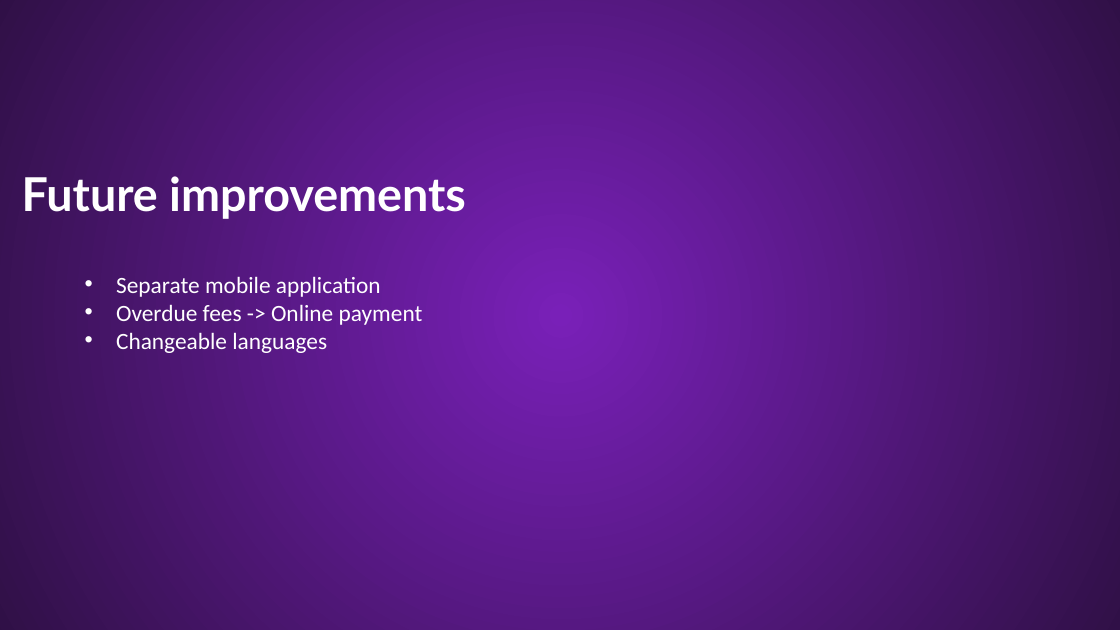
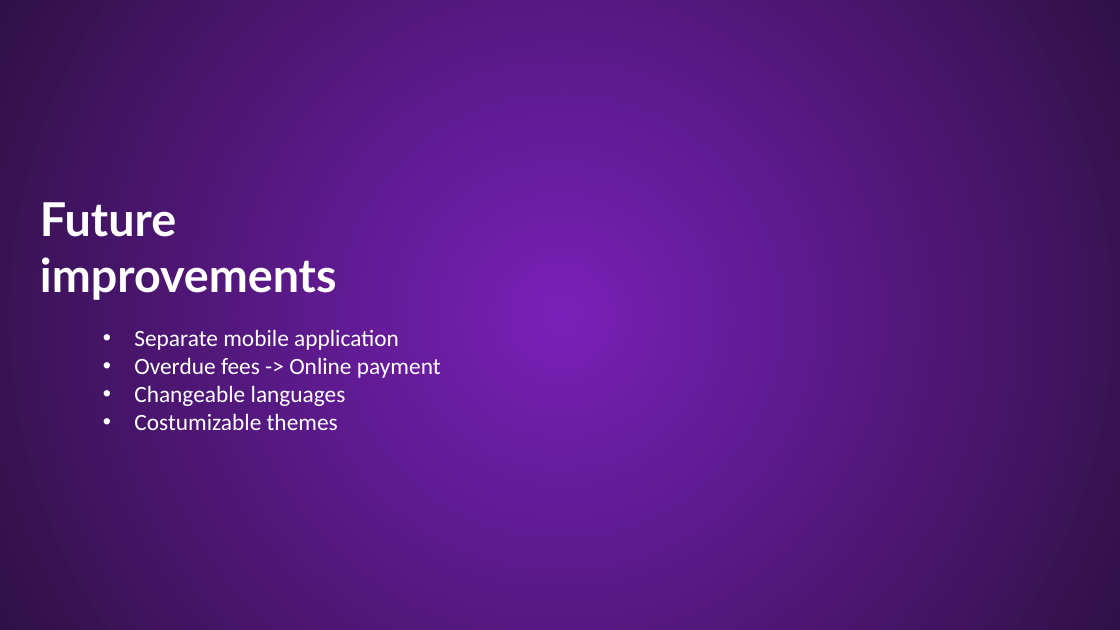
Before and after one commit to Palacsinta002/LMS, a slide deck: slide 13 of Presentation/LMS Presentation.pptx (slide 12 before the commit). Drawn at 1120x630 pixels with LibreOffice and Linux fonts; fonts in the diff are those of the drawing; background and template pictures are left out. Boxes give left, top, right and bottom in pixels: in the first picture for what was removed or moved away, otherwise in the second. Text is boxed around its words. In the diff, an @@ line names an element or a change of style, - is before the commit and + after.

```diff
--- a/Presentation/LMS Presentation.pptx
+++ b/Presentation/LMS Presentation.pptx
@@ text "Future improvements" rewrapped from box(22, 176, 466, 219) to box(40, 202, 337, 300) @@
@@ subtitle "Separate mobile application": place and size @@
-subtitle "Separate mobile application" at box(116, 276, 423, 353)
+subtitle "Separate mobile application" at box(134, 329, 441, 430)
@@ subtitle at box(134, 413, 338, 430): paragraph added @@
+• Costumizable themes
```
Also in this commit, not shown: 4 other slides changed, 1 slide added.
